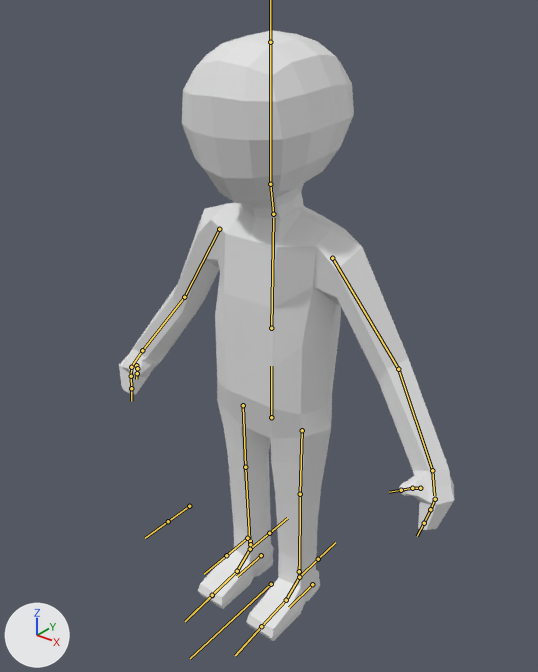
The FBX model Game/Assets/Models/Human/base.fbx as it was, and as the next commit left it.
Rendered twice from a camera (50 mm lens) standing at (9.59, -12.08, 15.0) and looking at (0.15, -0.29, 7.69). Arrows for +X, +Y and +Z are at lower left; the lights stay in place. Both versions are drawn at frame 1 of the action 'Walk_Backwards'; the numbers are the values there. The bones that bend it are drawn over the model as lines.
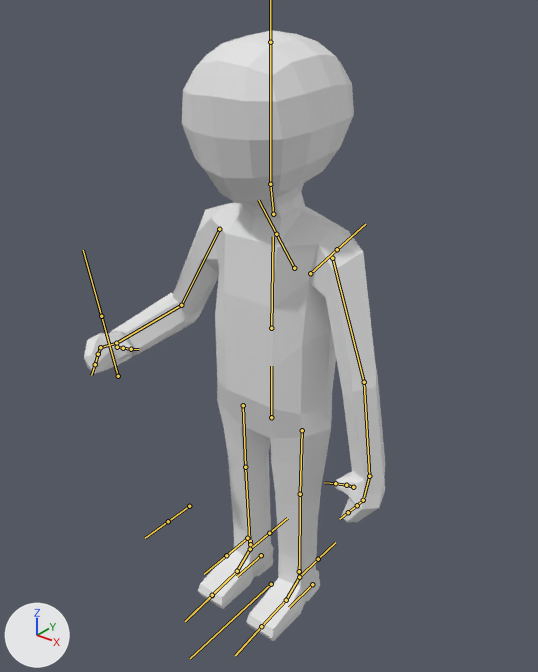
Pixel boxes (x1, y1, x2, y2) of what changed, in the pictures (538 x 672 px):
'Cube.001', posed (10% narrower): before (119, 30, 454, 641); after (84, 30, 385, 641)
bone 'Upper Arm.L', root to tip: before (332, 258) to (398, 369); after (332, 258) to (364, 382)
bone 'Lower Arm.L', root to tip: before (398, 369) to (432, 470); after (364, 382) to (369, 476)
bone 'Hand.L', root to tip: before (432, 470) to (434, 495); after (369, 476) to (364, 497)
bone 'Upper Arm.R', root to tip: before (219, 229) to (184, 297); after (219, 229) to (181, 305)
bone 'Lower Arm.R', root to tip: before (184, 297) to (142, 350); after (181, 305) to (116, 343)
bone 'Hand.R', root to tip: before (142, 350) to (132, 365); after (116, 343) to (98, 348)

What changed in the scene script:
```text
Change bone_upper_arm_l:
    where bone_upper_arm_l = bpy.data.objects['Armature'].pose.bones['Upper Arm.L']  # child of 'Chest'
    bone_upper_arm_l.rotation_quaternion: (1.0, 0.0, 0.0, 0.0) -> (0.99, -0.128, 0.012, -0.063)  # degrees (0, 0, 0) -> degrees (-15, 0, -7)
Change bone_lower_arm_l:
    where bone_lower_arm_l = bpy.data.objects['Armature'].pose.bones['Lower Arm.L']  # child of 'Upper Arm.L'
    bone_lower_arm_l.rotation_quaternion: (1.0, 0.0, 0.0, 0.0) -> (0.98, -0.154, 0.078, 0.102)  # degrees (0, 0, 0) -> degrees (-17, 11, 10)
Change bone_hand_l:
    where bone_hand_l = bpy.data.objects['Armature'].pose.bones['Hand.L']  # child of 'Lower Arm.L'
    bone_hand_l.rotation_quaternion: (1.0, 0.0, 0.0, 0.0) -> (0.999, 0.037, -0.005, -0.026)  # degrees (0, 0, 0) -> degrees (4, 0, -3)
Change bone_upper_arm_r:
    where bone_upper_arm_r = bpy.data.objects['Armature'].pose.bones['Upper Arm.R']  # child of 'Chest'
    bone_upper_arm_r.rotation_quaternion: (1.0, 0.0, 0.0, 0.0) -> (0.997, -0.041, 0.055, 0.039)  # degrees (0, 0, 0) -> degrees (-4, 6, 4)
Change bone_lower_arm_r:
    where bone_lower_arm_r = bpy.data.objects['Armature'].pose.bones['Lower Arm.R']  # child of 'Upper Arm.R'
    bone_lower_arm_r.rotation_quaternion: (1.0, 0.0, 0.0, 0.0) -> (0.791, -0.111, 0.267, 0.539)  # degrees (0, 0, 0) -> degrees (8, 33, 71)
Change bone_hand_r:
    where bone_hand_r = bpy.data.objects['Armature'].pose.bones['Hand.R']  # child of 'Lower Arm.R'
    bone_hand_r.rotation_quaternion: (1.0, 0.0, 0.0, 0.0) -> (0.896, 0.015, -0.438, 0.075)  # degrees (0, 0, 0) -> degrees (-4, -52, 11)
```
